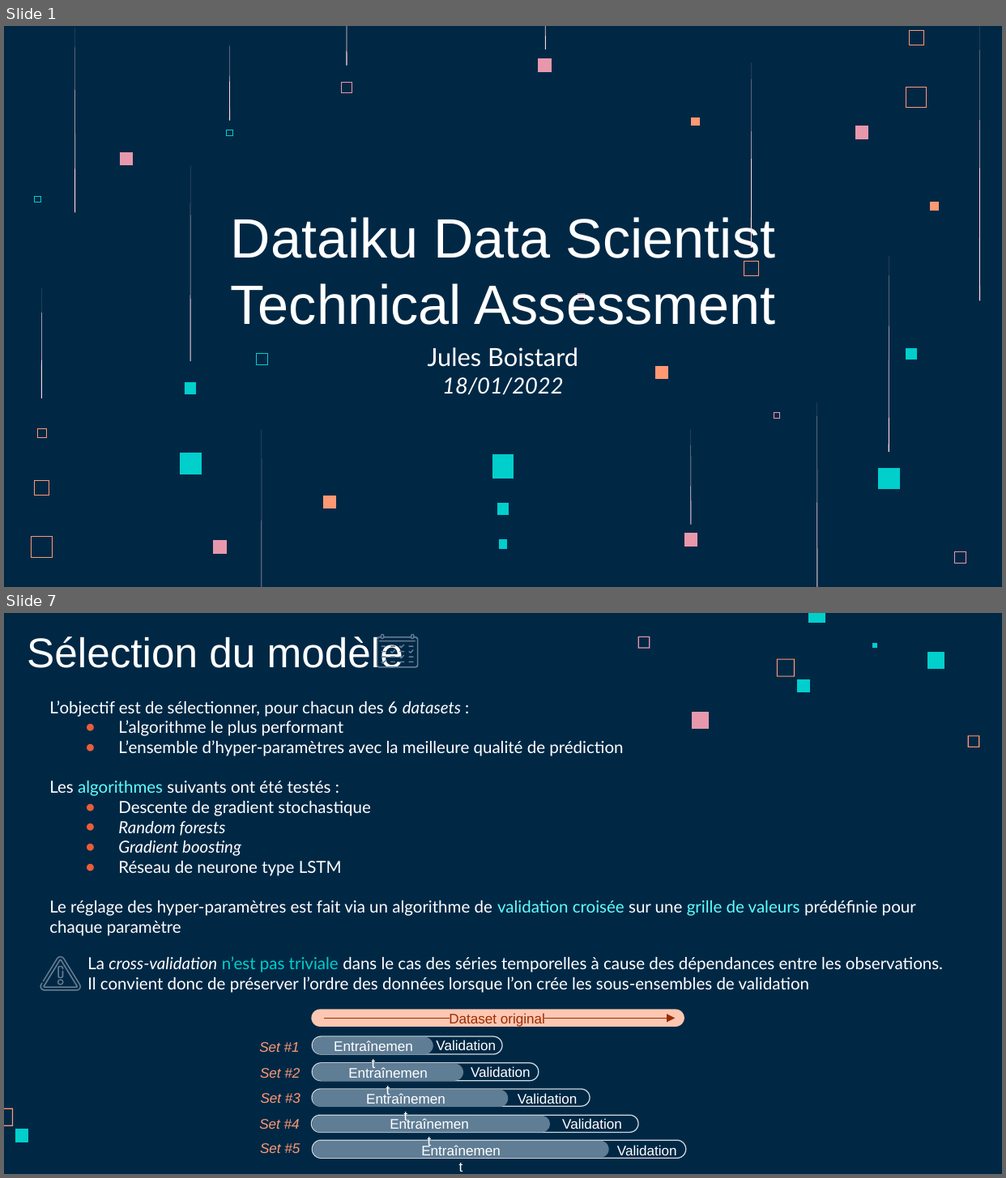
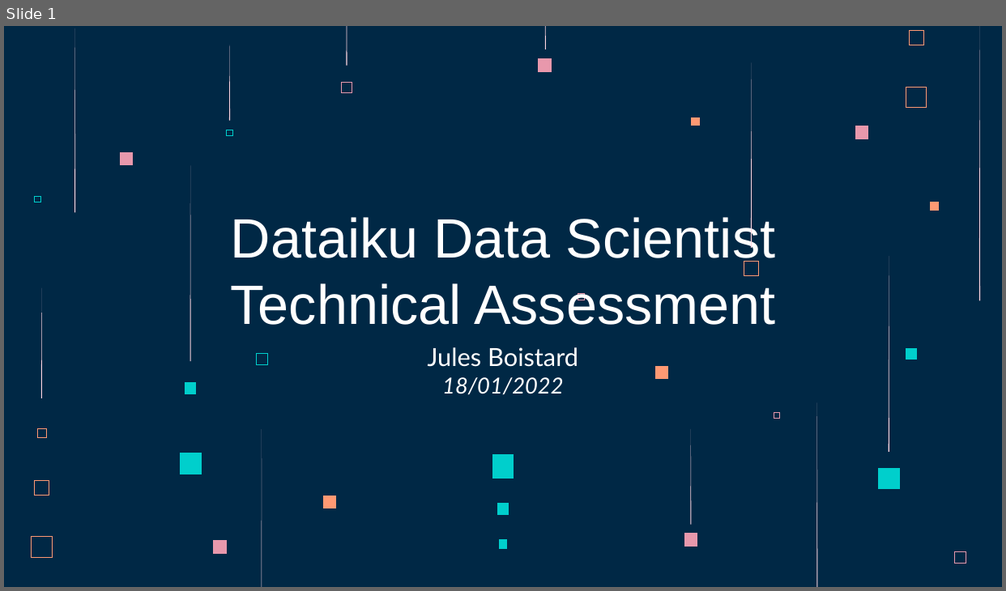
Before and after one commit to jboistard/dataiku_assessment, a slide deck: dataiku_tech_assessment_JBoistard.pptx. Shown one above the other, each under a label of ours: slides 1 and 7 before the commit, slide 1 after it; the slides between them are not shown. The pictures are 1006x1178 and 1006x591 pixels, drawn with LibreOffice and Linux fonts; fonts in the diff are those of the drawing. Boxes give left, top, right and bottom in pixels: in the first picture for what was removed or moved away, otherwise in the second. Text is boxed around its words. In the diff, an @@ line names an element or a change of style, - is before the commit and + after.

```diff
--- a/dataiku_tech_assessment_JBoistard.pptx
+++ b/dataiku_tech_assessment_JBoistard.pptx
@@ slide 7 removed at [4, 613, 1002, 1174], background #002845 @@
@@ title removed at [27, 634, 403, 668] @@
-Sélection du modèle
@@ freeform shape removed at [637, 636, 650, 648] @@
@@ freeform shape removed at [808, 613, 825, 622] @@
@@ group removed at [377, 634, 418, 668]: 18 freeform shapes @@
@@ freeform shape removed at [777, 659, 795, 677] @@
@@ freeform shape removed at [872, 643, 877, 648] @@
@@ freeform shape removed at [928, 652, 945, 669] @@
@@ freeform shape removed at [796, 679, 809, 692] @@
@@ text removed at [49, 700, 916, 936] @@
-L’objectif est de sélectionner, pour chacun des 6 datasets :
-● L’algorithme le plus performant
-● L’ensemble d’hyper-paramètres avec la meilleure qualité de prédiction
-Les algorithmes suivants ont été testés :
-● Descente de gradient stochastique
-● Random forests
-● Gradient boosting
-● Réseau de neurone type LSTM
-Le réglage des hyper-paramètres est fait via un algorithme de validation croisée sur une grille de valeurs prédéfinie pour chaque paramètre
@@ freeform shape removed at [692, 712, 709, 729] @@
@@ freeform shape removed at [968, 736, 980, 747] @@
@@ group removed at [40, 956, 943, 993]: 4 freeform shapes, 1 text @@
-La cross-validation n’est pas triviale dans le cas des séries temporelles à cause des dépendances entre les observations. Il convient donc de préserver l’ordre des données lorsque l’on crée les sous-ensembles de validation
@@ group removed at [259, 1010, 686, 1164]: 16 texts, 11 round same rects, 1 line, 1 arrow @@
-Validation
-Entraînement
-Validation
-Validation
-Validation
-Validation
-Entraînement
-Entraînement
-Entraînement
-Entraînement
-Set #1
-Set #2
-Set #3
-Set #4
-Set #5
-Dataset original
@@ freeform shape removed at [4, 1109, 13, 1127] @@
@@ freeform shape removed at [15, 1129, 28, 1142] @@
```
Also in this commit, not shown: 5 slides changed, 2 slides added, 3 other slides removed, 1 other file.
